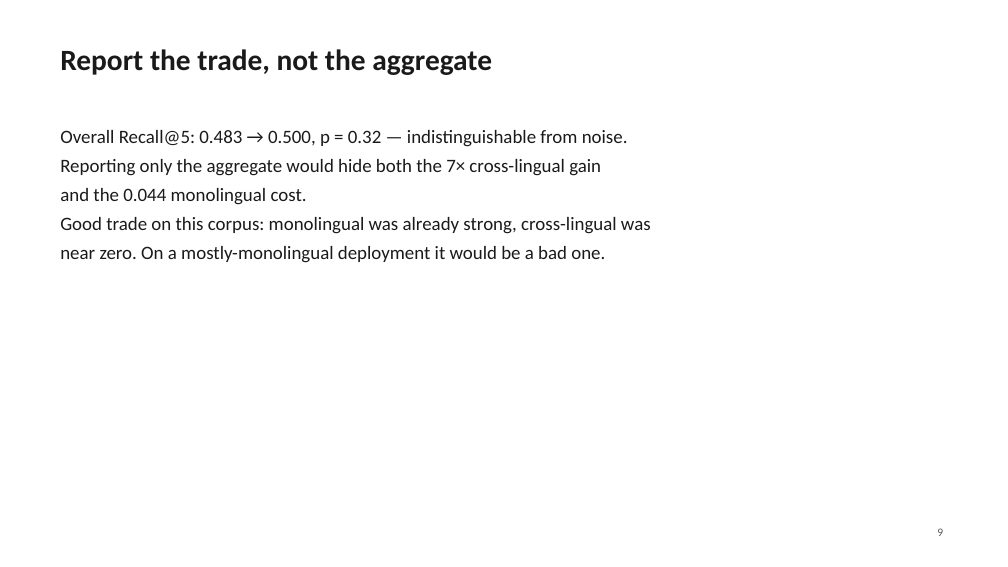
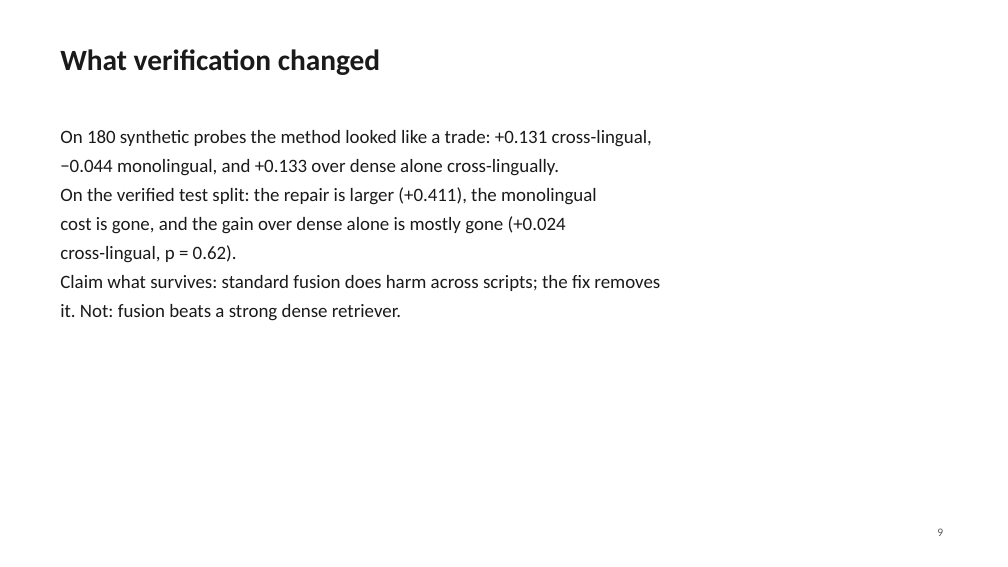
Before and after one commit to dhruvv1402/IndicRAG-QA, a slide deck: slide 9 of paper/IndicRAG-QA-slides.pptx. Drawn at 1008x567 pixels with LibreOffice and Linux fonts; fonts in the diff are those of the drawing. Boxes give left, top, right and bottom in pixels: in the first picture for what was removed or moved away, otherwise in the second. Text is boxed around its words. In the diff, an @@ line names an element or a change of style, - is before the commit and + after.

```diff
--- a/paper/IndicRAG-QA-slides.pptx
+++ b/paper/IndicRAG-QA-slides.pptx
@@ text at (60, 49, 380, 75): text changed @@
-Report the trade, not the aggregate
+What verification changed
@@ text at (60, 130, 660, 321): text changed @@
-Overall Recall@5: 0.483 → 0.500, p = 0.32 — indistinguishable from noise.
-Reporting only the aggregate would hide both the 7× cross-lingual gain
-and the 0.044 monolingual cost.
-Good trade on this corpus: monolingual was already strong, cross-lingual was
-near zero. On a mostly-monolingual deployment it would be a bad one.
+On 180 synthetic probes the method looked like a trade: +0.131 cross-lingual,
+−0.044 monolingual, and +0.133 over dense alone cross-lingually.
+On the verified test split: the repair is larger (+0.411), the monolingual
+cost is gone, and the gain over dense alone is mostly gone (+0.024
+cross-lingual, p = 0.62).
+Claim what survives: standard fusion does harm across scripts; the fix removes
+it. Not: fusion beats a strong dense retriever.
```
Also in this commit, not shown: 8 other slides changed, 6 other files.
